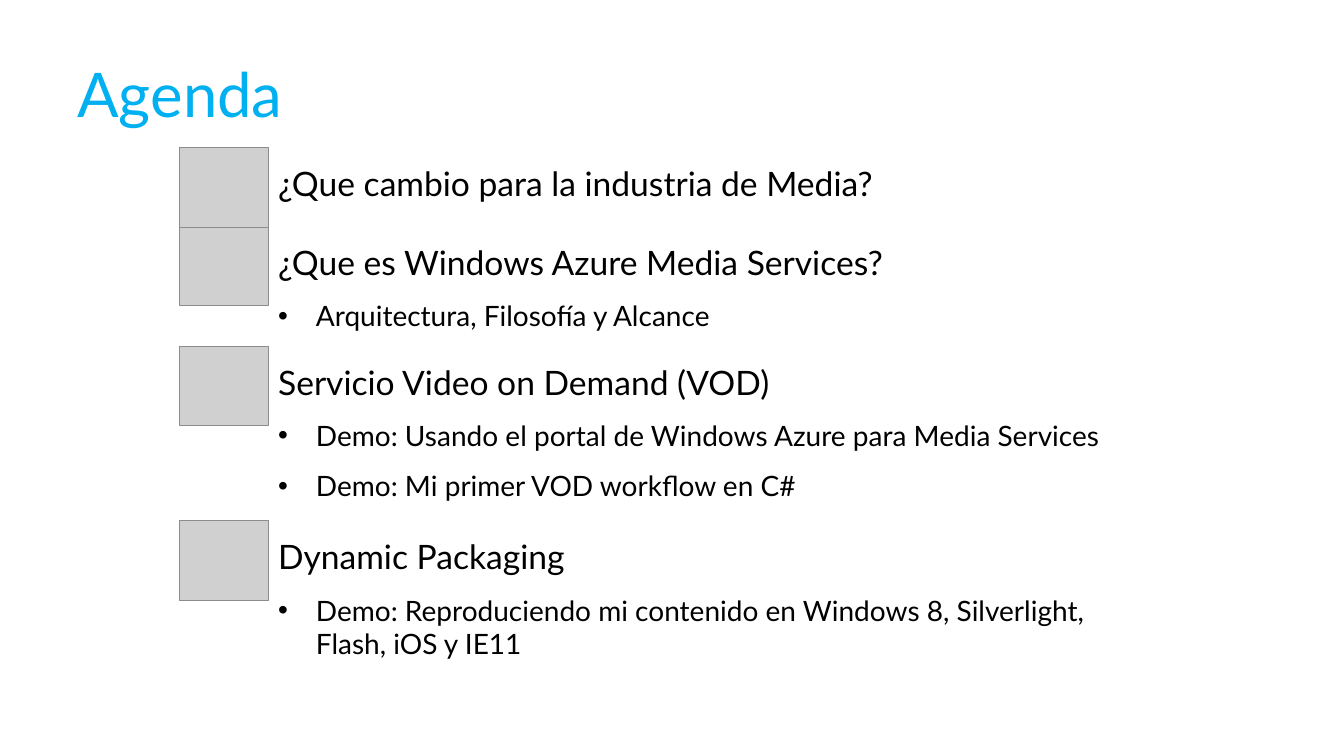
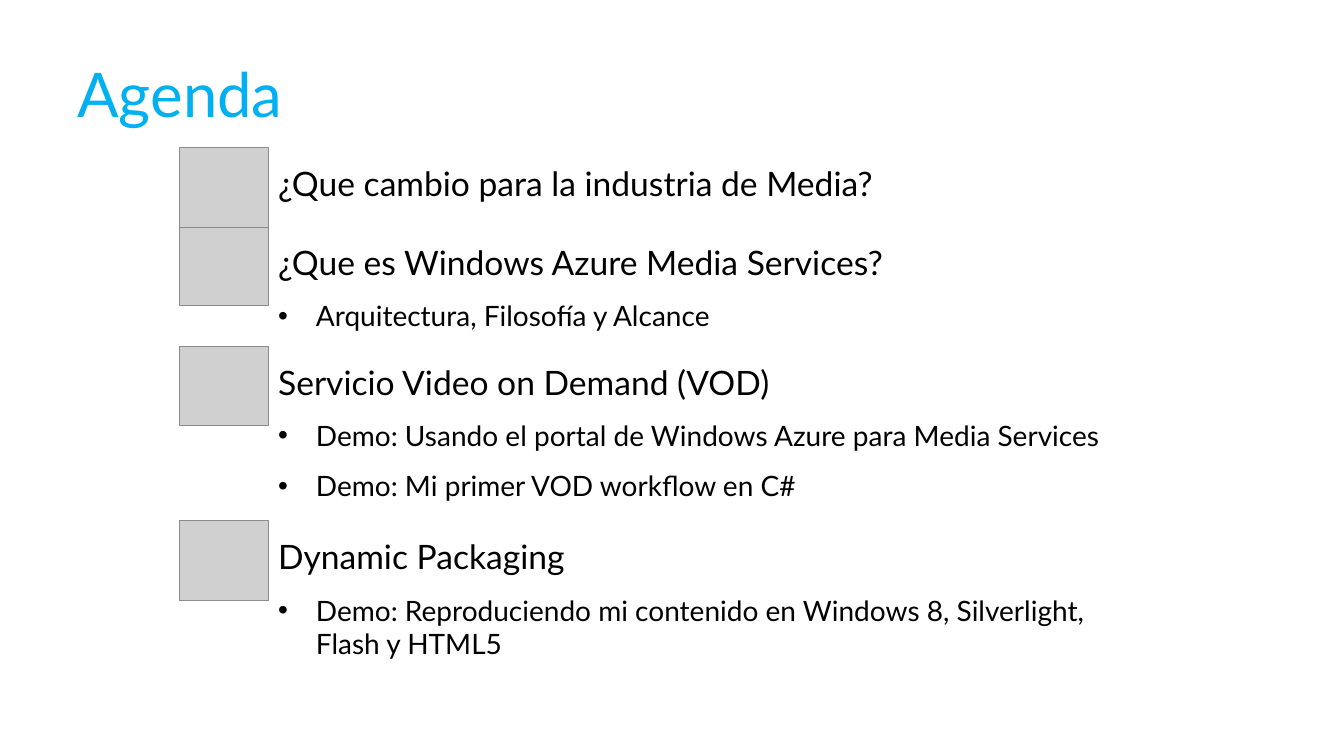
Before and after one commit to mconverti/webcast-aplicaciones-media-con-azure-media-services, a slide deck: slide 3 of webcast.pptx. Drawn at 1344x756 pixels with LibreOffice and Linux fonts; fonts in the diff are those of the drawing; grey boxes stand for pictures. Boxes give left, top, right and bottom in pixels: in the first picture for what was removed or moved away, otherwise in the second. Text is boxed around its words. In the diff, an @@ line names an element or a change of style, - is before the commit and + after.

```diff
--- a/webcast.pptx
+++ b/webcast.pptx
@@ text at bbox=[316, 600, 1084, 659]: text changed @@
-  • Demo: Reproduciendo mi contenido en Windows 8, Silverlight, Flash, iOS y IE11
+  • Demo: Reproduciendo mi contenido en Windows 8, Silverlight, Flash y HTML5
```
Also in this commit, not shown: 2 other slides changed, 4 slides added.
